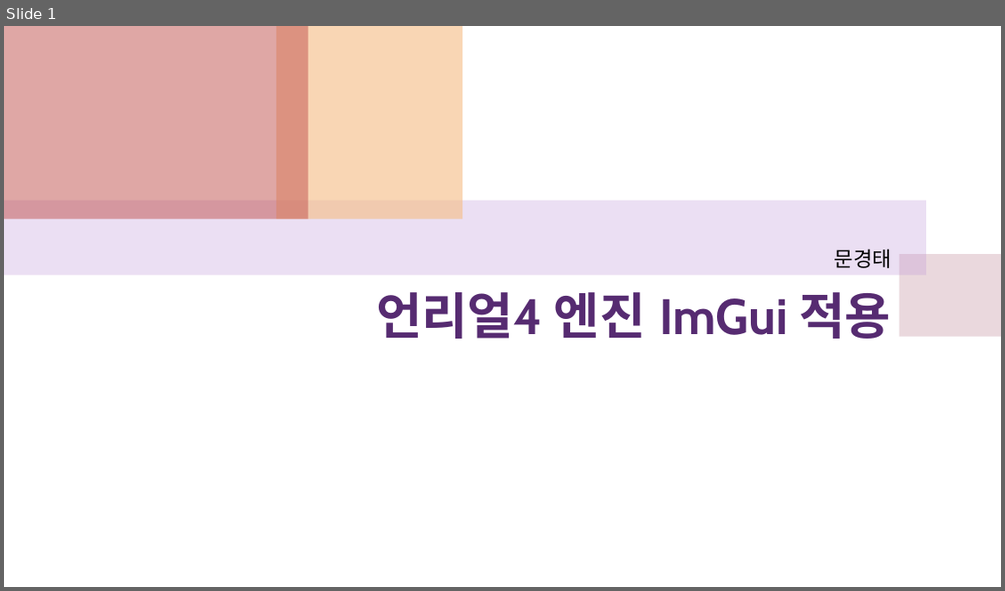
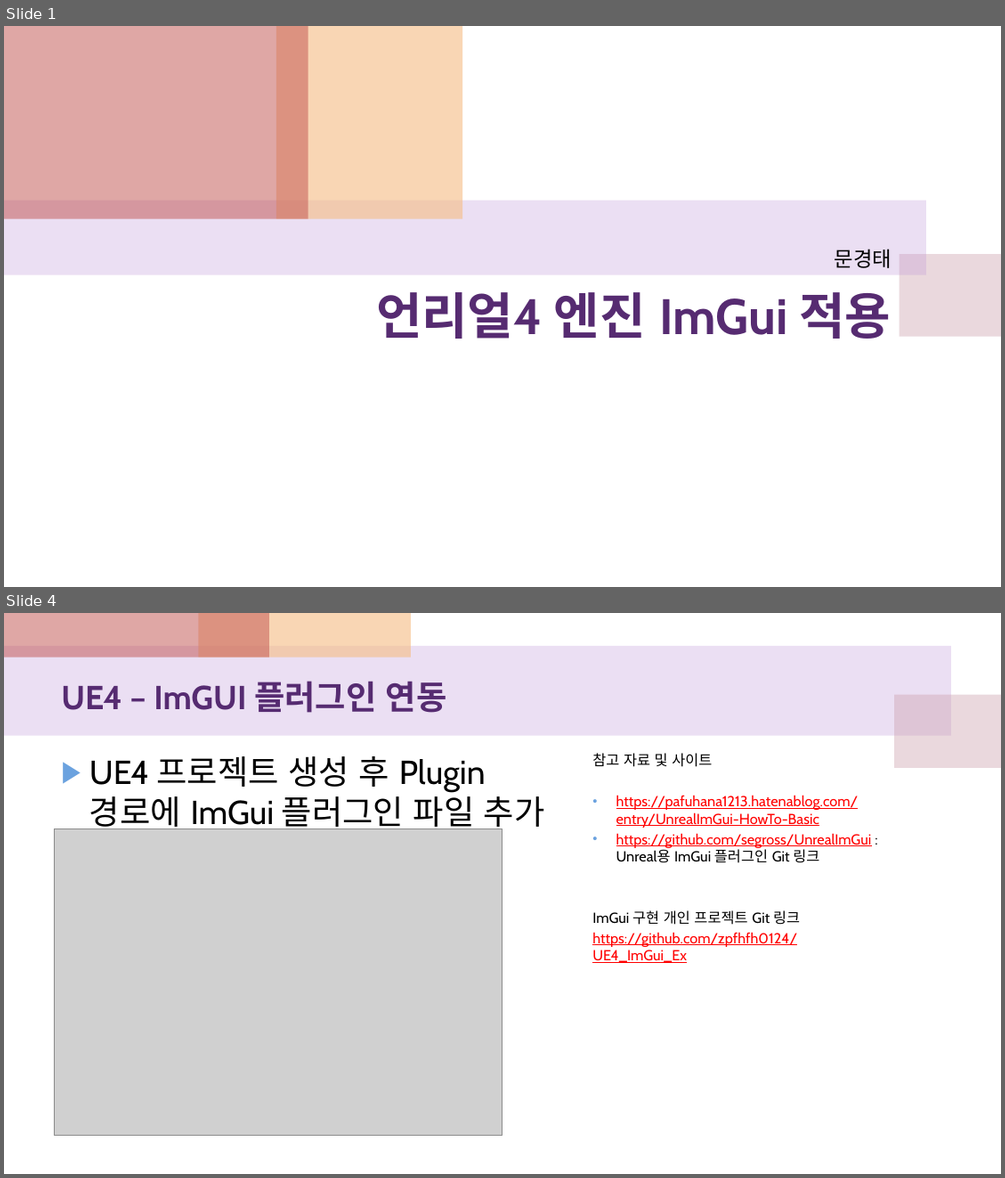
Before and after one commit to zpfhfh0124/UE4_ImGui_Ex, a slide deck: UE4_ImGui_실습.pptx. Shown one above the other, each under a label of ours: slide 1 before the commit, slides 1 and 4 after it; the slides between them are not shown. The pictures are 1005x591 and 1005x1178 pixels, drawn with LibreOffice and Linux fonts; fonts in the diff are those of the drawing; grey boxes stand for pictures. Boxes give left, top, right and bottom in pixels: in the first picture for what was removed or moved away, otherwise in the second. Text is boxed around its words. In the diff, an @@ line names an element or a change of style, - is before the commit and + after.

```diff
--- a/UE4_ImGui_실습.pptx
+++ b/UE4_ImGui_실습.pptx
@@ slide 4 added at box(4, 613, 1001, 1174), background #FFFFFF @@
@@ rectangle added at box(4, 613, 269, 657), fill #C0504D at 50% opacity @@
@@ rectangle added at box(198, 613, 411, 657), fill #F5BC83 at 60% opacity @@
@@ rectangle added at box(4, 646, 952, 736), fill #BF98D8 at 30% opacity @@
@@ title added at box(61, 681, 447, 713), 32 pt, text #562B71, bold @@
+UE4 – ImGUI 플러그인 연동
@@ rectangle added at box(895, 695, 1001, 768), fill #CC9EAC at 40% opacity @@
@@ text added at box(89, 756, 545, 833), 32 pt, text #000000 @@
+▶ UE4 프로젝트 생성 후 Plugin 경로에 ImGui 플러그인 파일 추가
@@ text added at box(592, 753, 872, 963), 14 pt, text #FF0000, underline @@
+참고 자료 및 사이트
+• https://pafuhana1213.hatenablog.com/entry/UnrealImGui-HowTo-Basic
+• https://github.com/segross/UnrealImGui : Unreal용 ImGui 플러그인 Git 링크
+ImGui 구현 개인 프로젝트 Git 링크
+https://github.com/zpfhfh0124/UE4_ImGui_Ex
@@ picture added at box(54, 829, 502, 1135) @@
```
Also in this commit, not shown: 3 other slides added.
